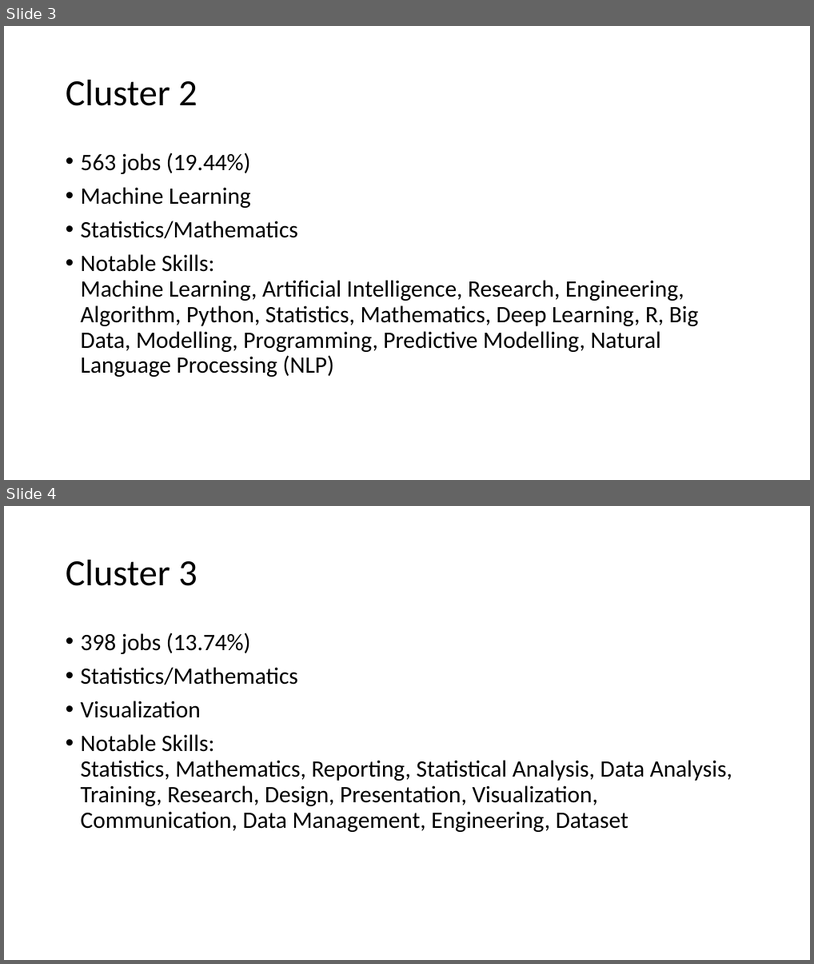
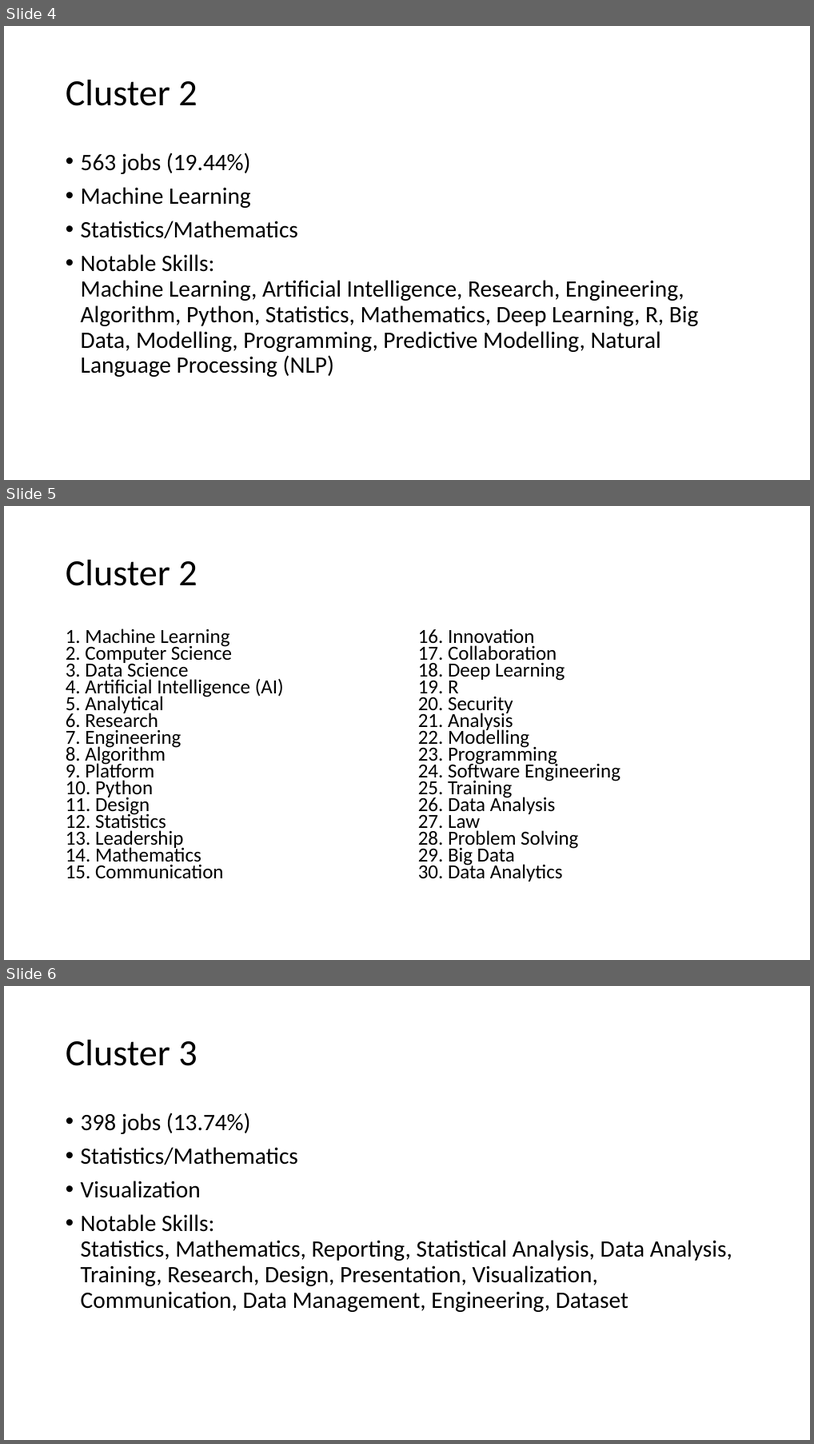
Before and after one commit to binxuankong/skills-ontology-project, a slide deck: Data Science Category.pptx. Shown one above the other, each under a label of ours: slides 3 and 4 before the commit, slides 4, 5 and 6 after it. The pictures are 814x964 and 814x1444 pixels, drawn with LibreOffice and Linux fonts; fonts in the diff are those of the drawing. Boxes give left, top, right and bottom in pixels: in the first picture for what was removed or moved away, otherwise in the second. Text is boxed around its words. In the diff, an @@ line names an element or a change of style, - is before the commit and + after.

Commit message:
30 topic modelling

```diff
--- a/Data Science Category.pptx
+++ b/Data Science Category.pptx
@@ slide 5 added at box(4, 506, 810, 960), background #FFFFFF @@
@@ title added at box(66, 560, 197, 586), 44 pt, text #000000 @@
+Cluster 2
@@ text added at box(66, 628, 284, 878), 23.8 pt, text #000000 @@
+1. Machine Learning
+2. Computer Science
+3. Data Science
+4. Artificial Intelligence (AI)
+5. Analytical
+6. Research
+7. Engineering
+8. Algorithm
+9. Platform
+10. Python
+11. Design
+12. Statistics
+13. Leadership
+14. Mathematics
+15. Communication
@@ text added at box(418, 628, 621, 881), 23.8 pt, text #000000 @@
+16. Innovation
+17. Collaboration
+18. Deep Learning
+19. R
+20. Security
+21. Analysis
+22. Modelling
+23. Programming
+24. Software Engineering
+25. Training
+26. Data Analysis
+27. Law
+28. Problem Solving
+29. Big Data
+30. Data Analytics
@@ what was slide 3 is now slide 4 @@
@@ what was slide 4 is now slide 6 @@
```
Also in this commit, not shown: 1 slide changed, 9 other slides added, 2 slides removed, 3 other files.
